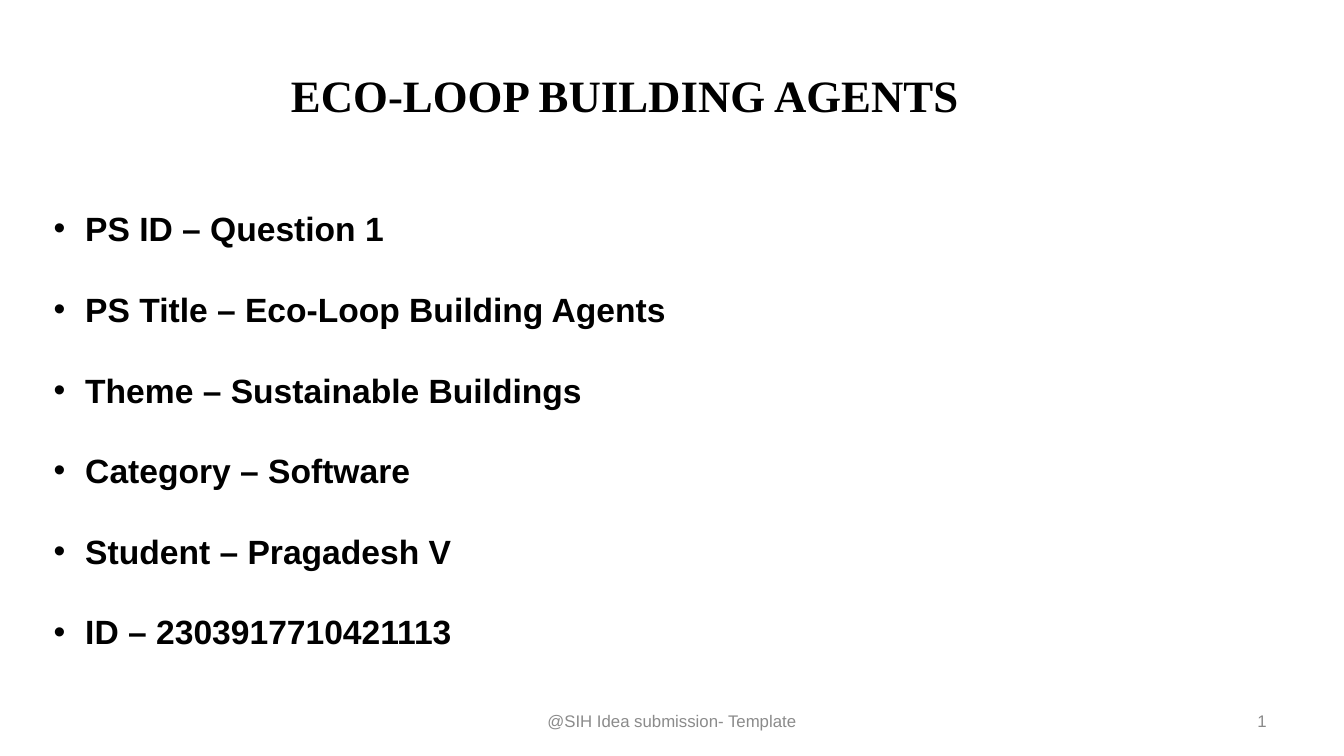
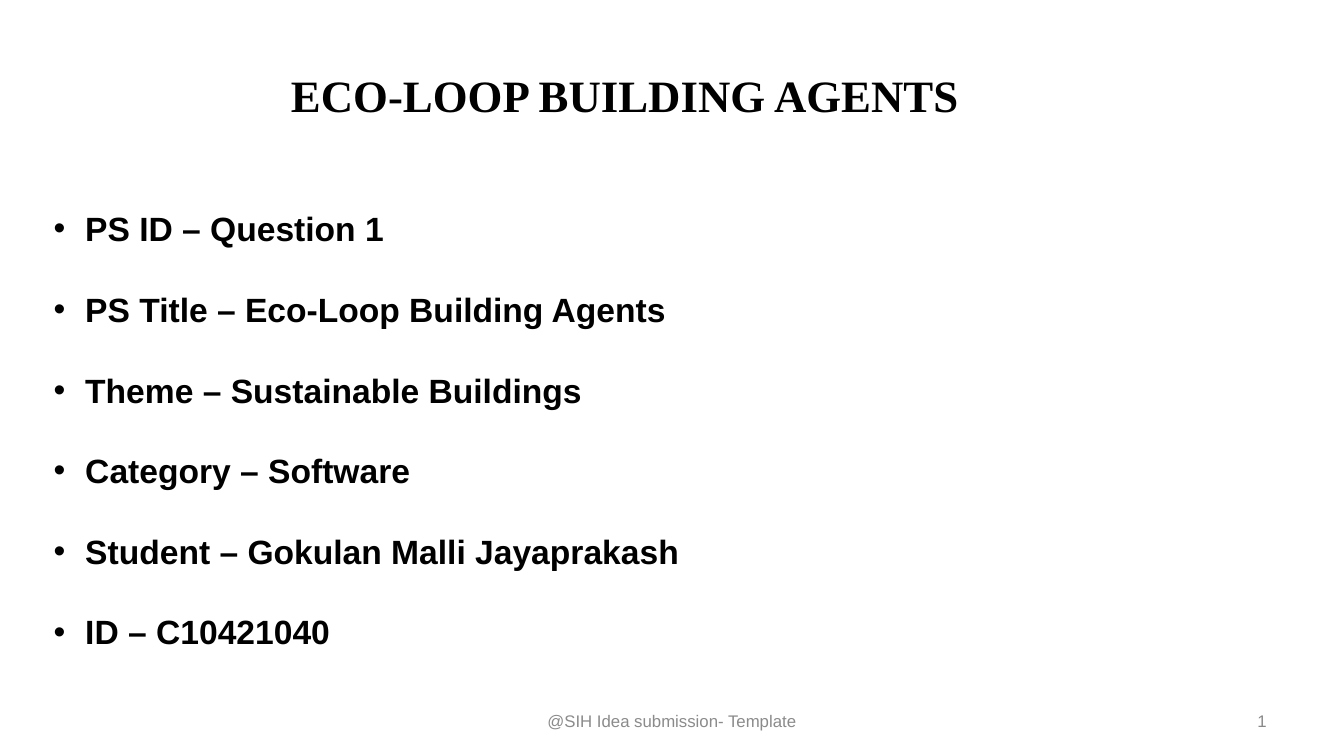
Before and after one commit to pragadesh113/eco-loop-autonomous-bms, a slide deck: slide 1 of deliverables/EcoLoop_Building_Agents_Presentation.pptx. Drawn at 1344x756 pixels with LibreOffice and Linux fonts; fonts in the diff are those of the drawing. Boxes give left, top, right and bottom in pixels: in the first picture for what was removed or moved away, otherwise in the second. Text is boxed around its words. In the diff, an @@ line names an element or a change of style, - is before the commit and + after.

```diff
--- a/deliverables/EcoLoop_Building_Agents_Presentation.pptx
+++ b/deliverables/EcoLoop_Building_Agents_Presentation.pptx
@@ text at (x1=85, y1=539, x2=679, y2=645): text changed @@
-• Student – Pragadesh V
-• ID – 2303917710421113
+• Student – Gokulan Malli Jayaprakash
+• ID – C10421040
```
Also in this commit, not shown: 10 other files.
